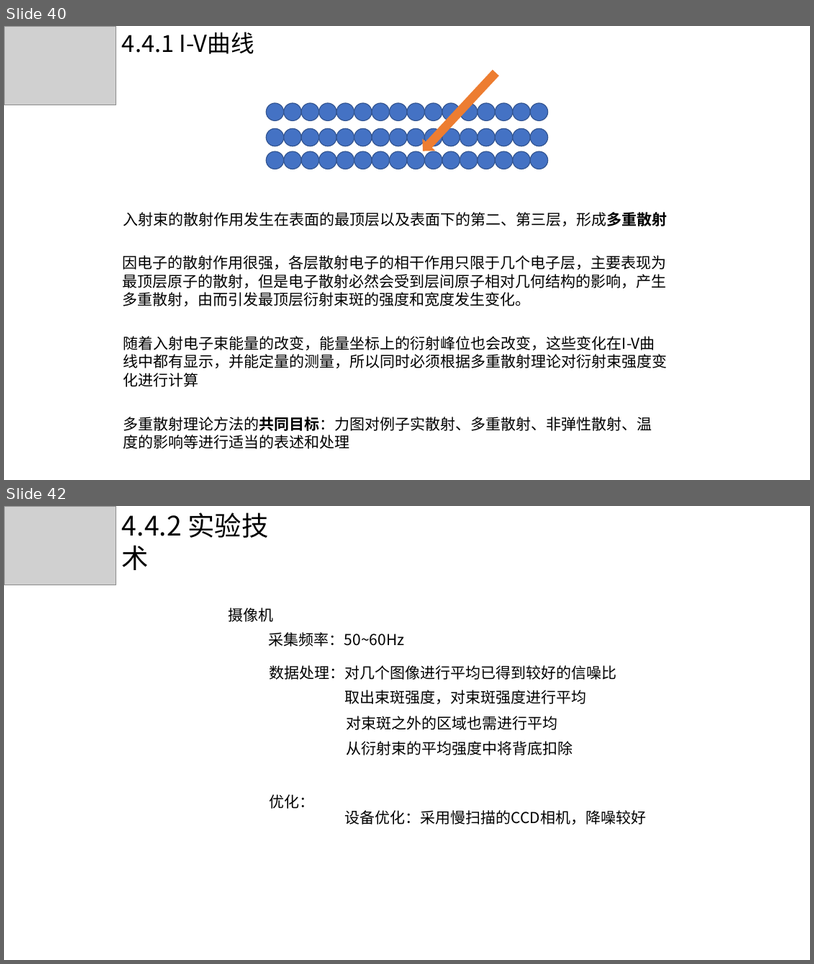
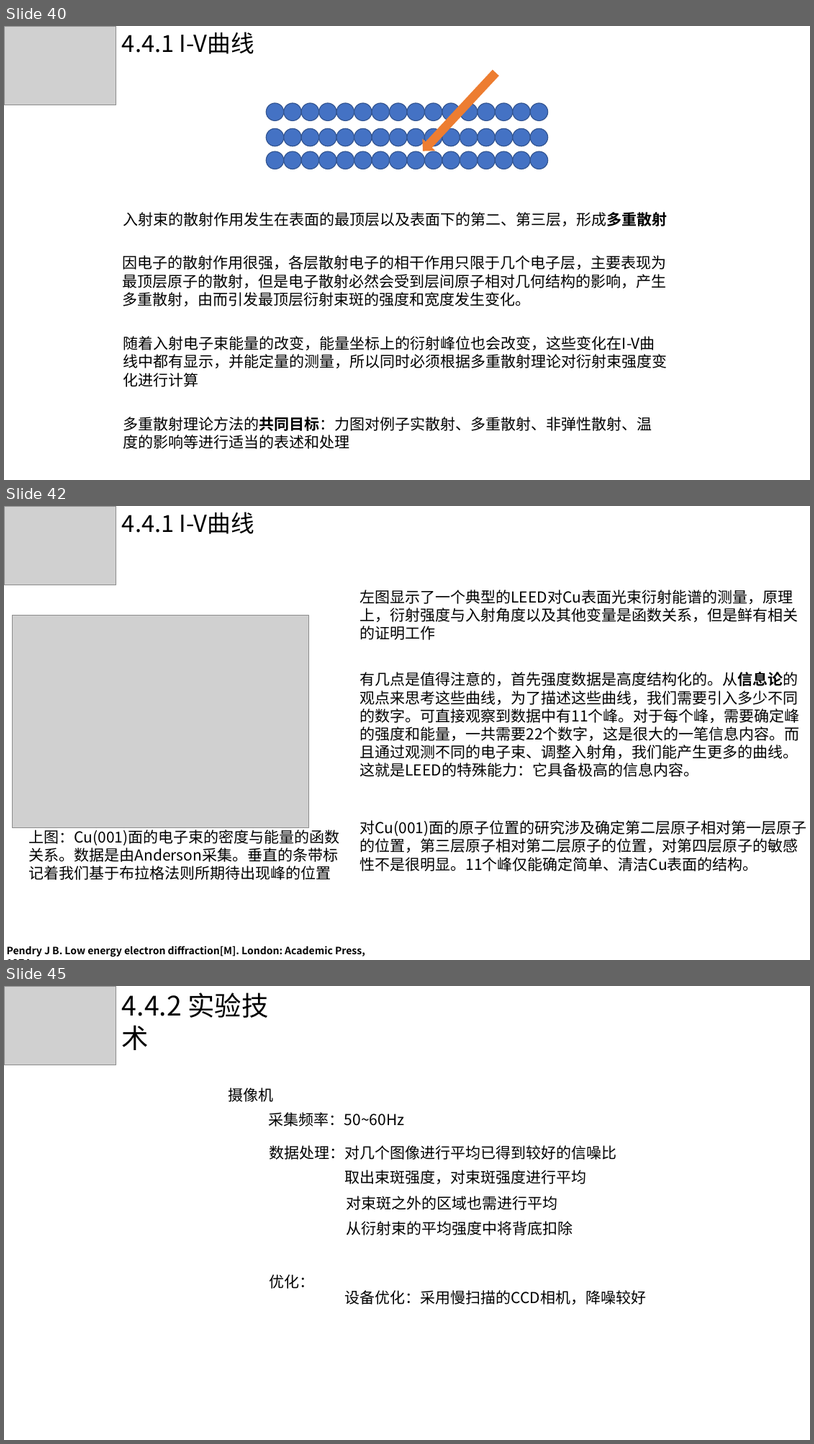
Before and after one commit to DreamBoatOve/gitTest, a slide deck: Lessons/材料的表面与界面/group_presentation/slices/第四小组_0529_16.pptx. Shown one above the other, each under a label of ours: slides 40 and 42 before the commit, slides 40, 42 and 45 after it; the slides between them are not shown. The pictures are 814x964 and 814x1444 pixels, drawn with LibreOffice and Linux fonts; fonts in the diff are those of the drawing; grey boxes stand for pictures. Boxes give left, top, right and bottom in pixels: in the first picture for what was removed or moved away, otherwise in the second. Text is boxed around its words. In the diff, an @@ line names an element or a change of style, - is before the commit and + after.

```diff
--- a/Lessons/材料的表面与界面/group_presentation/slices/第四小组_0529_16.pptx
+++ b/Lessons/材料的表面与界面/group_presentation/slices/第四小组_0529_16.pptx
@@ slide 42 added at (4, 506, 810, 960), background #FFFFFF @@
@@ picture added at (4, 506, 116, 584) @@
@@ text added at (122, 512, 255, 534), 28 pt, text #000000 @@
+4.4.1 I-V曲线
@@ text added at (360, 590, 799, 640), 18 pt, text #000000 @@
+左图显示了一个典型的LEED对Cu表面光束衍射能谱的测量，原理上，衍射强度与入射角度以及其他变量是函数关系，但是鲜有相关的证明工作
@@ picture added at (13, 615, 309, 828) @@
@@ text added at (360, 672, 800, 777), 18 pt, text #000000 @@
+有几点是值得注意的，首先强度数据是高度结构化的。从信息论的观点来思考这些曲线，为了描述这些曲线，我们需要引入多少不同的数字。可直接观察到数据中有11个峰。对于每个峰，需要确定峰的强度和能量，一共需要22个数字，这是很大的一笔信息内容。而且通过观测不同的电子束、调整入射角，我们能产生更多的曲线。这就是LEED的特殊能力：它具备极高的信息内容。
@@ text added at (29, 827, 340, 880), 18 pt, text #000000 @@
+上图：Cu(001)面的电子束的密度与能量的函数关系。数据是由Anderson采集。垂直的条带标记着我们基于布拉格法则所期待出现峰的位置
@@ text added at (360, 820, 808, 871), 18 pt, text #000000 @@
+对Cu(001)面的原子位置的研究涉及确定第二层原子相对第一层原子的位置，第三层原子相对第二层原子的位置，对第四层原子的敏感性不是很明显。11个峰仅能确定简单、清洁Cu表面的结构。
@@ text added at (7, 945, 365, 957), 12 pt, text #000000, bold @@
+Pendry J B. Low energy electron diffraction[M]. London: Academic Press, 1974.
@@ what was slide 42 is now slide 45 @@
```
Also in this commit, not shown: 1 slide changed, 2 other slides added, 11 other files.
